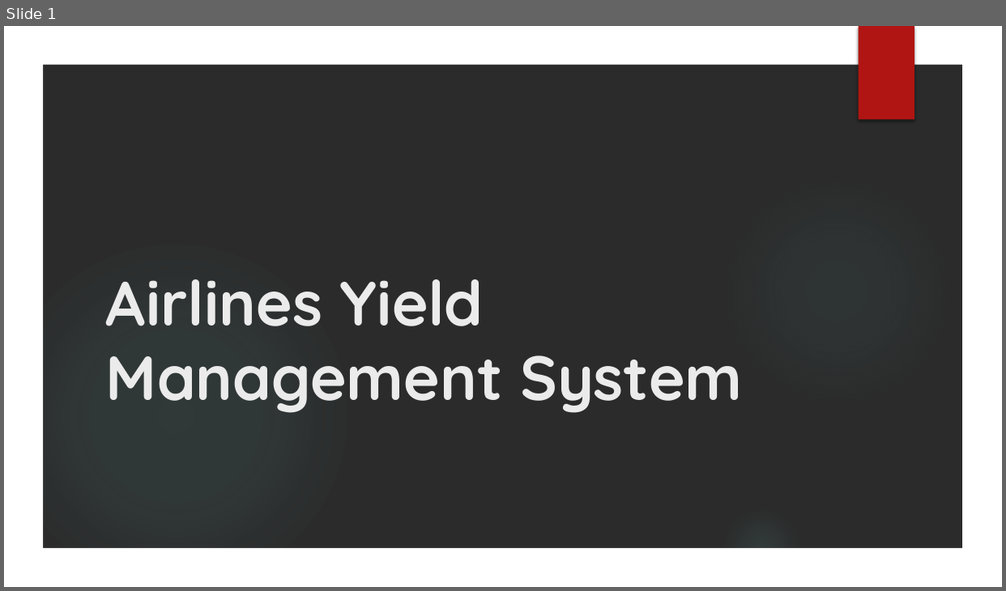
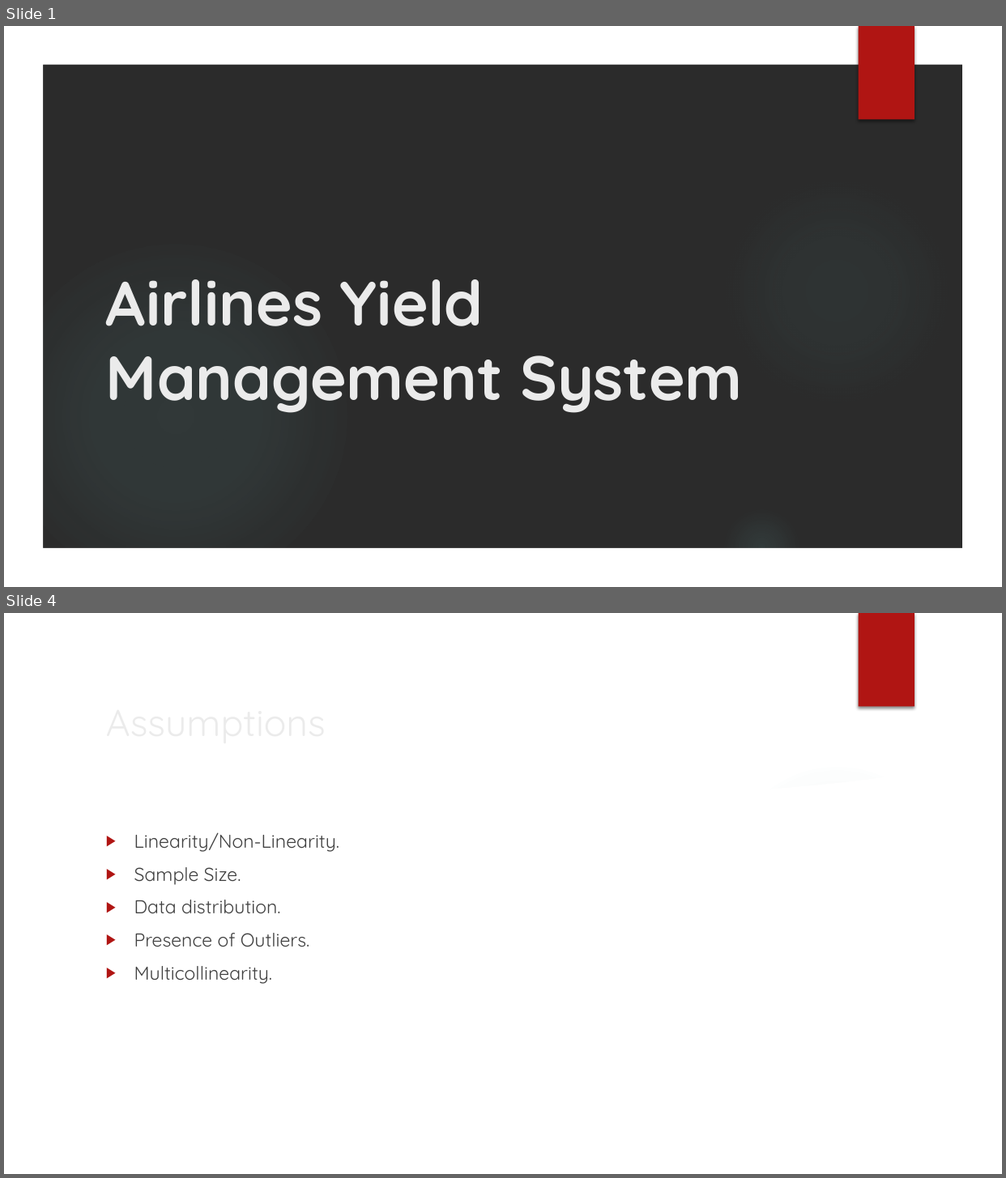
Before and after one commit to sumedha765/Jet2_Travel_Assignment, a slide deck: Airline_Use_Case/Technical_Assessment_Airline_Yield_Management_System.pptx. Shown one above the other, each under a label of ours: slide 1 before the commit, slides 1 and 4 after it; the slides between them are not shown. The pictures are 1006x591 and 1006x1178 pixels, drawn with LibreOffice and Linux fonts; fonts in the diff are those of the drawing; background and template pictures are left out; a plain dark background stands for a picture behind light text. Boxes give left, top, right and bottom in pixels: in the first picture for what was removed or moved away, otherwise in the second. Text is boxed around its words. In the diff, an @@ line names an element or a change of style, - is before the commit and + after.

```diff
--- a/Airline_Use_Case/Technical_Assessment_Airline_Yield_Management_System.pptx
+++ b/Airline_Use_Case/Technical_Assessment_Airline_Yield_Management_System.pptx
@@ slide 4 added at [4, 613, 1002, 1174], background picture (left out); not listed: 5 template elements that a slide beside it also shows @@
@@ title added at [98, 692, 820, 750], 36 pt, text #EBEBEB @@
+Assumptions
@@ freeform shape added at [698, 738, 971, 820], fill #FFFFFF at 20% opacity @@
@@ freeform shape added at [41, 766, 965, 1137], fill #FFFFFF @@
@@ text added at [134, 833, 339, 984], 18 pt, text #404040 @@
+▶ Linearity/Non-Linearity.
+▶ Sample Size.
+▶ Data distribution.
+▶ Presence of Outliers.
+▶ Multicollinearity.
```
Also in this commit, not shown: 3 slides changed, 2 other slides added.
